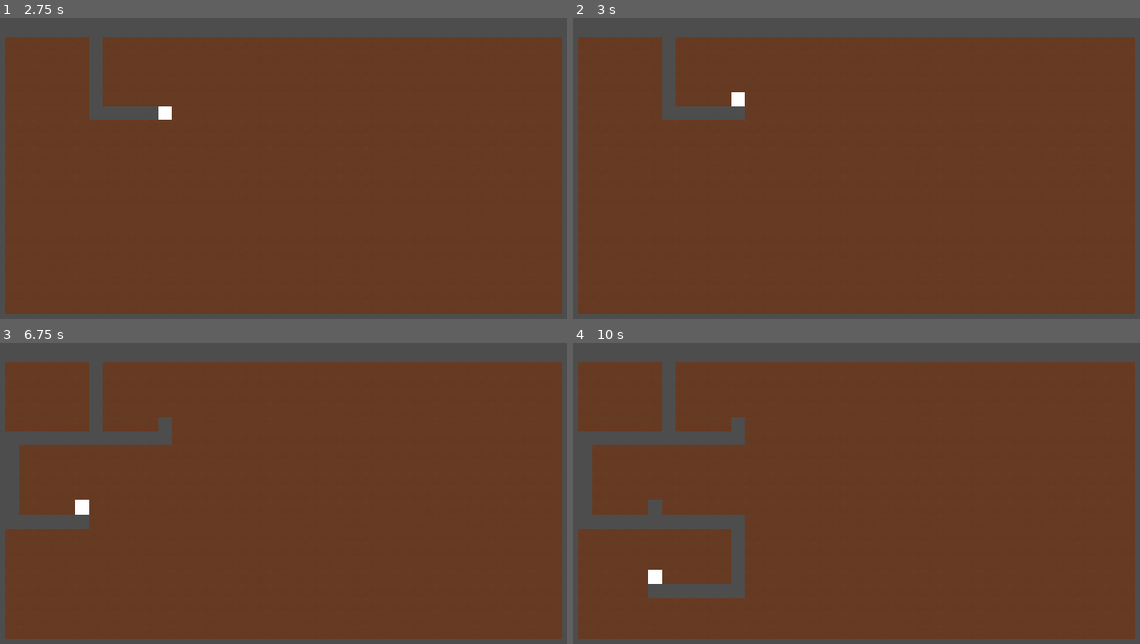
Above: before the commit, frames 1-4 (two rows, left to right).
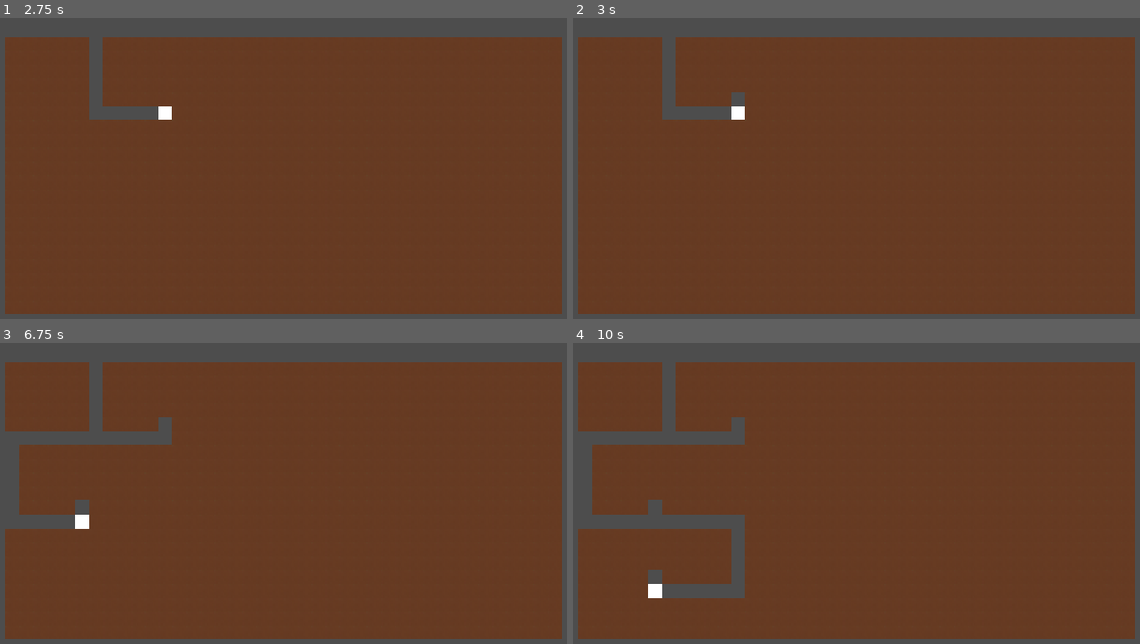
Above: after the commit, the same moments.

Repository: NxtCreator/Entrenched
Game: Godot game, scene res://scenes/main.tscn
The game is run twice, just before and just after one commit, with the same random seed, the same clock (stepped at 60 frames per second) and the same inputs.
Inputs (mouse positions are in pixels of both pictures, inside the frame that each line leads up to):
- Up to frame 1 (2.75 s): tap Enter at 0.5 s; move the mouse to (430, 156) at 0.52 s; hold Right (ui_right) 0.53-1.28 s; tap Alt at 0.6, 2.1 s; click (430, 156) at 0.67 s; move the mouse to (147, 195) at 1.27 s; hold Down (ui_down) 1.28-2.03 s; tap Shift at 1.35 s; move the mouse to (351, 93) at 2.02 s; hold Right (ui_right) from 2.03 s (still down)
- Up to frame 2 (3 s): move the mouse to (822, 249) at 2.77 s; release Right (ui_right) at 2.78 s; hold Up (ui_up) from 2.78 s (still down); tap Shift at 2.85 s; click (822, 249) at 2.92 s
- Up to frame 3 (6.75 s): tap Space at 3.5 s; move the mouse to (481, 556) at 3.52 s; release Up (ui_up) at 3.53 s; hold Left (ui_left) 3.53-5.03 s; tap Alt at 3.6, 5.1, 6.6 s; move the mouse to (85, 445) at 4.27 s; tap Shift at 4.35, 5.85 s; move the mouse to (317, 499) at 5.02 s; hold Down (ui_down) 5.03-5.78 s; click (317, 499) at 5.17 s; move the mouse to (181, 406) at 5.77 s; hold Right (ui_right) 5.78-6.53 s; move the mouse to (430, 481) at 6.52 s; hold Up (ui_up) from 6.53 s (still down)
- Up to frame 4 (10 s): tap Enter at 7.25 s; move the mouse to (720, 520) at 7.27 s; release Up (ui_up) at 7.28 s; hold Right (ui_right) 7.28-8.03 s; tap Shift at 7.35, 8.85 s; click (720, 520) at 7.42 s; move the mouse to (924, 418) at 8.02 s; hold Down (ui_down) 8.03-8.78 s; tap Alt at 8.1, 9.6 s; move the mouse to (822, 574) at 8.77 s; hold Left (ui_left) 8.78-9.53 s; move the mouse to (1054, 556) at 9.52 s; hold Up (ui_up) from 9.53 s (still down); click (1054, 556) at 9.67 s

Frame 1 is identical in both runs. In frame 2, 0.2% of the frame differs, in the area x 27-31%, y 24-34%; in frame 3, 0.2%, in the area x 13-16%, y 52-62%; in frame 4, 0.2%.

Commit message:
Add fall counter, death on landing from over 3 cells, and an R restart

Diff:
--- a/scripts/player.gd
+++ b/scripts/player.gd
@@ -1,14 +1,22 @@
 extends Node2D
+@export var ground: TileMapLayer
 
-@export var ground: TileMapLayer
-var cooldown := 0.0
 const MOVE_DELAY := 0.12
 const FALL_DELAY := 0.06
-var fall_cooldown = 0.0
 const SAFE_FALL := 3
+const TOP_ROW := -1
+
+var cooldown := 0.0
 var fall_count := 0
+var is_dead := false
 var cell: Vector2i
-const TOP_ROW := -1
+
+func die() -> void:
+	if is_dead:
+		return
+	is_dead = true
+	$Polygon2D.color = Color.RED
+	print("you died, press R")
 
 func get_direction() -> Vector2i:
 	var direction = Vector2i.ZERO
@@ -35,15 +43,29 @@
 
 
 func _process(delta: float) -> void:
+	if is_dead:
+		if Input.is_action_just_pressed("restart"):
+			get_tree().reload_current_scene()
+		return
+
 	cooldown -= delta
-	fall_cooldown -= delta
 	if cooldown > 0:
 		return
-	var below = cell + Vector2i.DOWN
-	if is_empty(below):
-		fall_cooldown = FALL_DELAY
+
+	# Gravity
+	if is_empty(cell + Vector2i.DOWN):
+		cooldown = FALL_DELAY
 		cell += Vector2i.DOWN
+		fall_count += 1
 		update_position()
+		return
+
+	# landed: was the fall too long?
+	if fall_count > SAFE_FALL:
+		die()
+		return
+	fall_count = 0
+
 	var direction = get_direction()
 	if direction != Vector2i.ZERO:
 		cooldown = MOVE_DELAY
